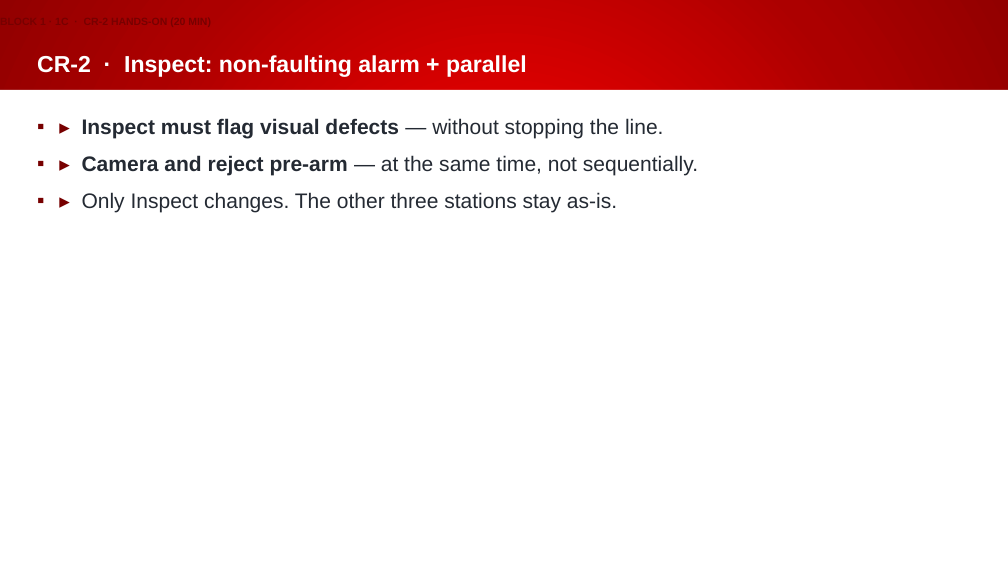
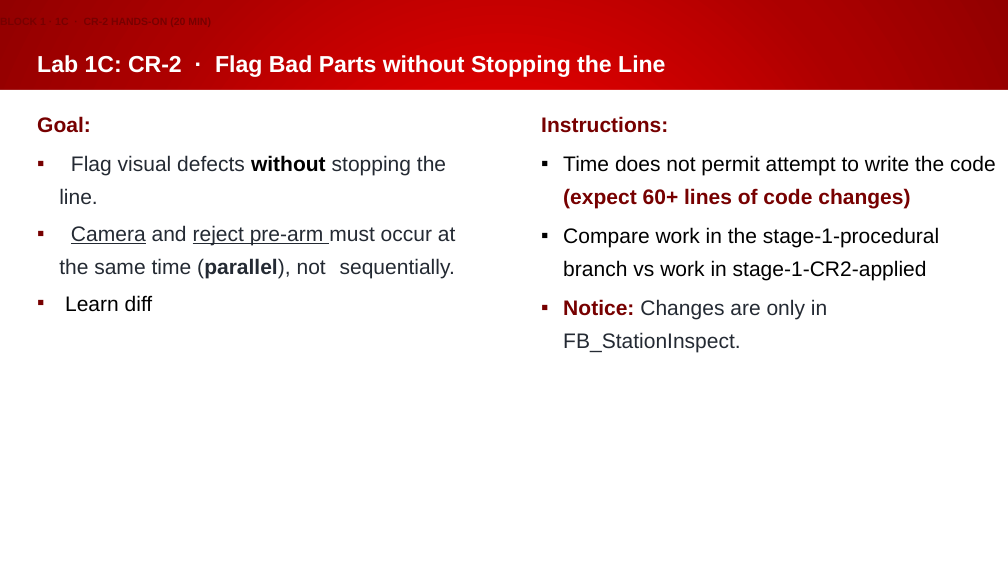
Before and after one commit to Beckhoff-USA-Community/Procedural_To_SOLID, a slide deck: slide 25 of presentation/NEM2026_workshop.pptx (slide 18 before the commit). Drawn at 1008x567 pixels with LibreOffice and Linux fonts; fonts in the diff are those of the drawing; background and template pictures are left out. Boxes give left, top, right and bottom in pixels: in the first picture for what was removed or moved away, otherwise in the second. Text is boxed around its words. In the diff, an @@ line names an element or a change of style, - is before the commit and + after.

```diff
--- a/presentation/NEM2026_workshop.pptx
+++ b/presentation/NEM2026_workshop.pptx
@@ title at (x1=37, y1=55, x2=665, y2=77): text changed @@
-CR-2 · Inspect: non-faulting alarm + parallel
+Lab 1C: CR-2 · Flag Bad Parts without Stopping the Line
@@ text added at (x1=37, y1=116, x2=456, y2=312), 20 pt, text #242A33 @@
+Goal:
+▪ Flag visual defects without stopping the line.
+▪ Camera and reject pre-arm must occur at the same time (parallel), not sequentially.
+▪ Learn diff
@@ text at (x1=541, y1=116, x2=996, y2=352): text changed; text colour #242A33 to #000000 @@
-▪ ▸ Inspect must flag visual defects — without stopping the line.
-▪ ▸ Camera and reject pre-arm — at the same time, not sequentially.
-▪ ▸ Only Inspect changes. The other three stations stay as-is.
+Instructions:
+▪ Time does not permit attempt to write the code (expect 60+ lines of code changes)
+▪ Compare work in the stage-1-procedural branch vs work in stage-1-CR2-applied
+▪ Notice: Changes are only in FB_StationInspect.
```
Also in this commit, not shown: 21 other slides changed, 15 slides added, 1 slide removed.
